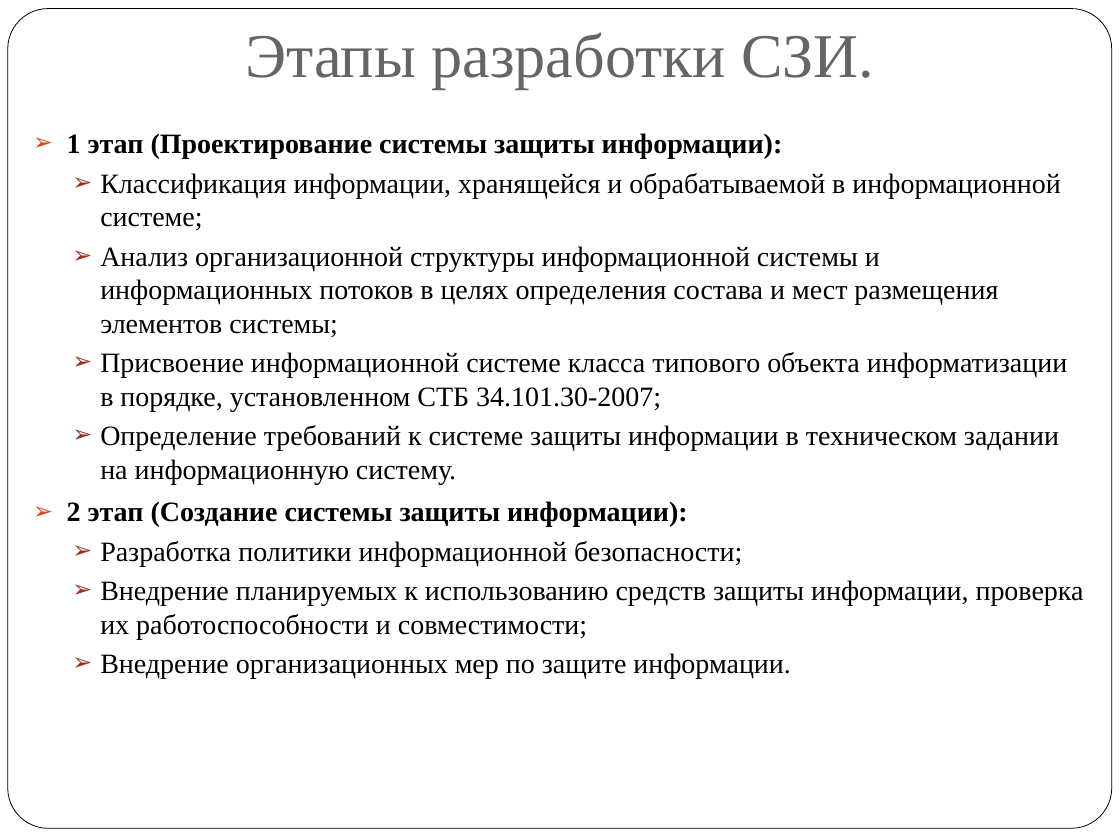
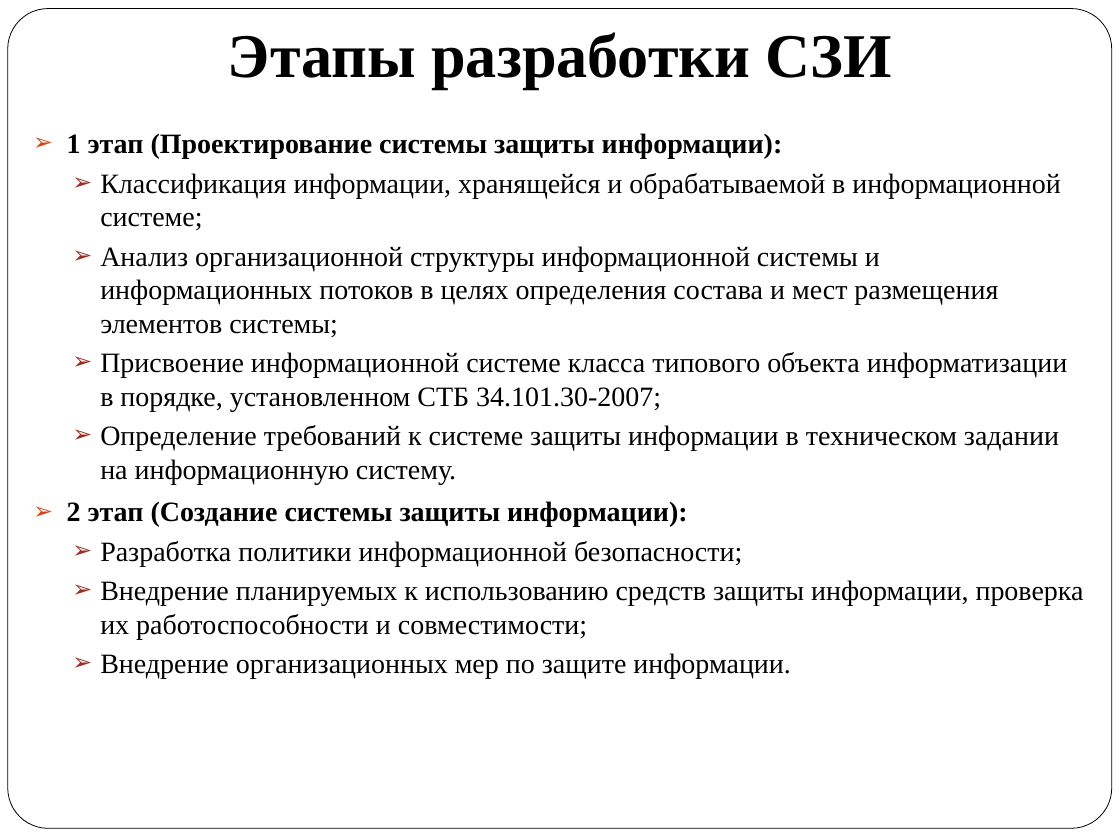
Before and after one commit to vlad324/diploma-rfe, a slide deck: slide 4 of diploma_radkevich.pptx (slide 3 before the commit). Drawn at 1120x840 pixels with LibreOffice and Linux fonts; fonts in the diff are those of the drawing. Boxes give left, top, right and bottom in pixels: in the first picture for what was removed or moved away, otherwise in the second. Text is boxed around its words. In the diff, an @@ line names an element or a change of style, - is before the commit and + after.

```diff
--- a/diploma_radkevich.pptx
+++ b/diploma_radkevich.pptx
@@ title at (228,32,892,89): text changed; text colour #696464 to #000000; bold on @@
-Этапы разработки СЗИ.
+Этапы разработки СЗИ
```
Also in this commit, not shown: 2 other slides changed, 3 slides added, 6 slides removed, 1 other file.
